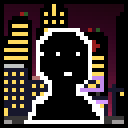
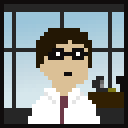
Revision of a layered w=128, h=128 image; what changed, layer by layer:
added layer "TechExec" above "Layer" over 0, 0, 128, 128
hid "Layer" over 0, 0, 128, 128
hid "BackgroundBuilding copy" over 0, 0, 128, 116
hid "Road copy" over 0, 116, 128, 128
hid "Front copy" over 0, 24, 124, 120
hid "Pasted Layer copy" over 0, 0, 128, 128
added layer "Office space" above "Background copy" over 0, 0, 128, 128
added layer "Background copy" above "Background" over 0, 0, 128, 128
hid "Background" over 0, 0, 128, 128
